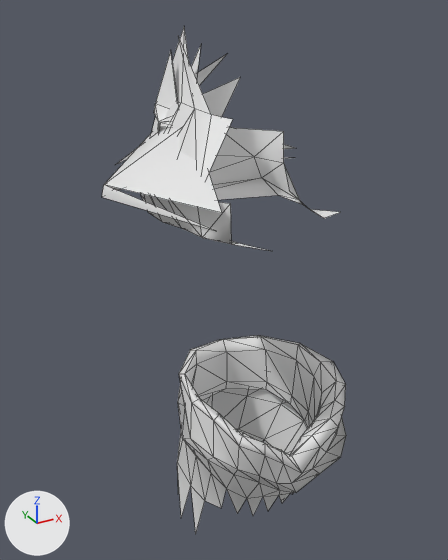
Renders of the FBX model Assets/Resources/Models/Equip/Mistica_CalcaR.fbx from each side of a commit.
Before and after are seen from a 50 mm camera at (-0.349, -0.606, 0.142) aimed at (-0.016, 0.0, -0.161). Lighting does not change. The marker at lower left points along +X, +Y and +Z. The first picture is the older version. Mesh edges are drawn as thin lines. Where no turn or scale is listed for an object, it has been applied to the vertices. Vertices at exactly the same position are counted once.

Names of what the first picture shows: 'Piece'.
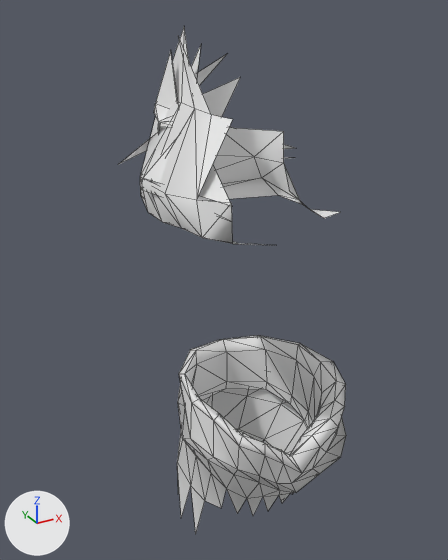
Boxes (x1, y1, x2, y2) around the edits, measured in the pictures (448 x 560 px; the box of a moved part takes in the faces that stretch with it):
'Piece', reshaped (7% narrower)
    before: (102, 27, 346, 534)
    after: (119, 27, 346, 534)
part 1 of me_piece_005, moved or reshaped
    before: (102, 103, 270, 251)
    after: (140, 103, 263, 245)
part 2 of me_piece_005, moved or reshaped
    before: (117, 148, 137, 164)
    after: (119, 137, 152, 164)

Diff of the bpy script that builds the scene:
```diff
--- a/Assets/Resources/Models/Equip/Mistica_CalcaR.fbx.py
+++ b/Assets/Resources/Models/Equip/Mistica_CalcaR.fbx.py
@@ me_piece_005 @@
 # used by ob_piece; location = (0.0, 0.0, 0.0)
-me_piece_005.from_pydata(...)  # 230 vertices, 353 faces; spans x -0.178..0.171, y -0.19..0.139, z -0.522..0.125
-me_piece_005.vertices[162].co = (-0.096, -0.16, -0.048)  # pixel (231, 244)
-me_piece_005.vertices[166].co = (-0.133, -0.058, -0.014)
-me_piece_005.vertices[182].co = (-0.091, -0.148, -0.015)  # pixel (230, 203)
-me_piece_005.vertices[189].co = (-0.073, -0.19, -0.048)
-me_piece_005.vertices[196].co = (-0.178, -0.058, -0.02)  # pixel (101, 197)
-me_piece_005.vertices[198].co = (-0.117, -0.171, -0.029)
-me_piece_005.vertices[202].co = (-0.107, -0.162, -0.017)  # pixel (221, 212)
-me_piece_005.vertices[203].co = (-0.175, -0.06, -0.008)  # pixel (103, 184)
-me_piece_005.vertices[225].co = (-0.135, 0.024, -0.011)
+me_piece_005.from_pydata(...)  # 230 vertices, 353 faces; spans x -0.136..0.171, y -0.18..0.139, z -0.522..0.125
+# me_piece_005 part 1
+me_piece_005.vertices[162].co = (-0.094, -0.158, -0.048)  # pixel (232, 243)
+me_piece_005.vertices[166].co = (-0.129, -0.057, -0.014)
+me_piece_005.vertices[182].co = (-0.089, -0.147, -0.015)  # pixel (231, 202)
+me_piece_005.vertices[189].co = (-0.062, -0.18, -0.048)
+me_piece_005.vertices[196].co = (-0.136, -0.052, -0.02)  # pixel (141, 189)
+me_piece_005.vertices[198].co = (-0.093, -0.155, -0.029)  # pixel (231, 221)
+me_piece_005.vertices[202].co = (-0.09, -0.15, -0.017)  # pixel (232, 206)
+me_piece_005.vertices[203].co = (-0.135, -0.054, -0.008)  # pixel (142, 178)
+# me_piece_005 part 2
+me_piece_005.vertices[225].co = (-0.132, 0.024, -0.011)  # pixel (117, 164)
 me_piece_005.materials.append(mat_kz_equipmaps)
```
